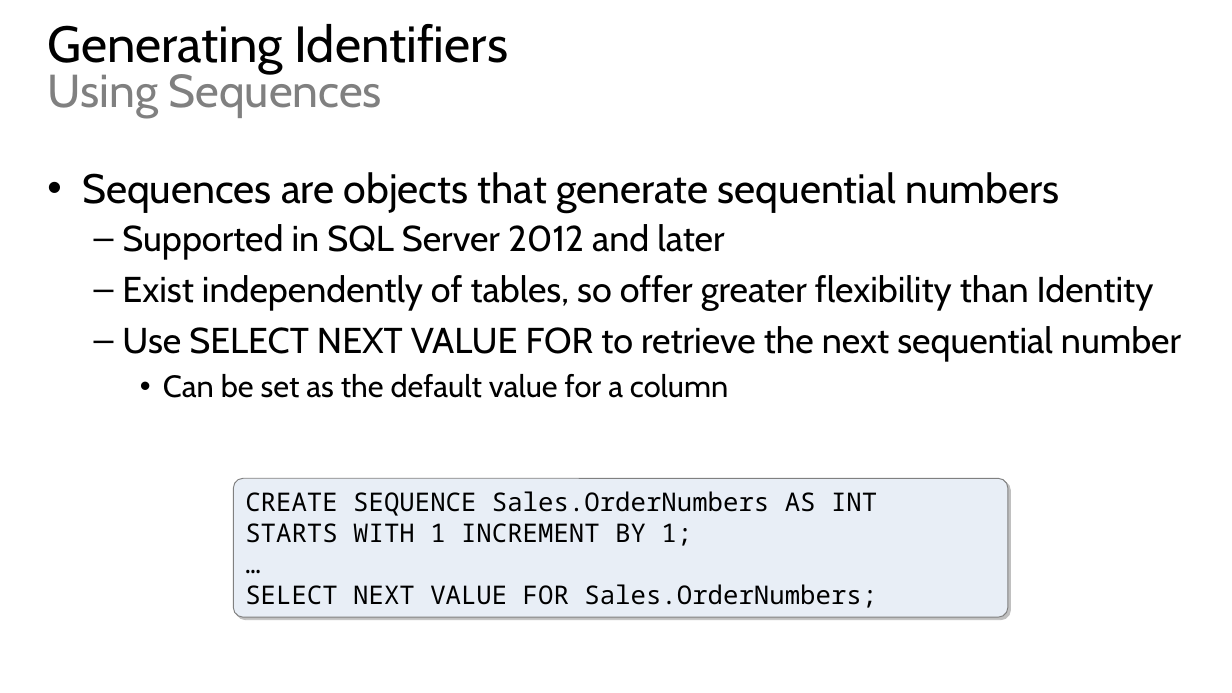
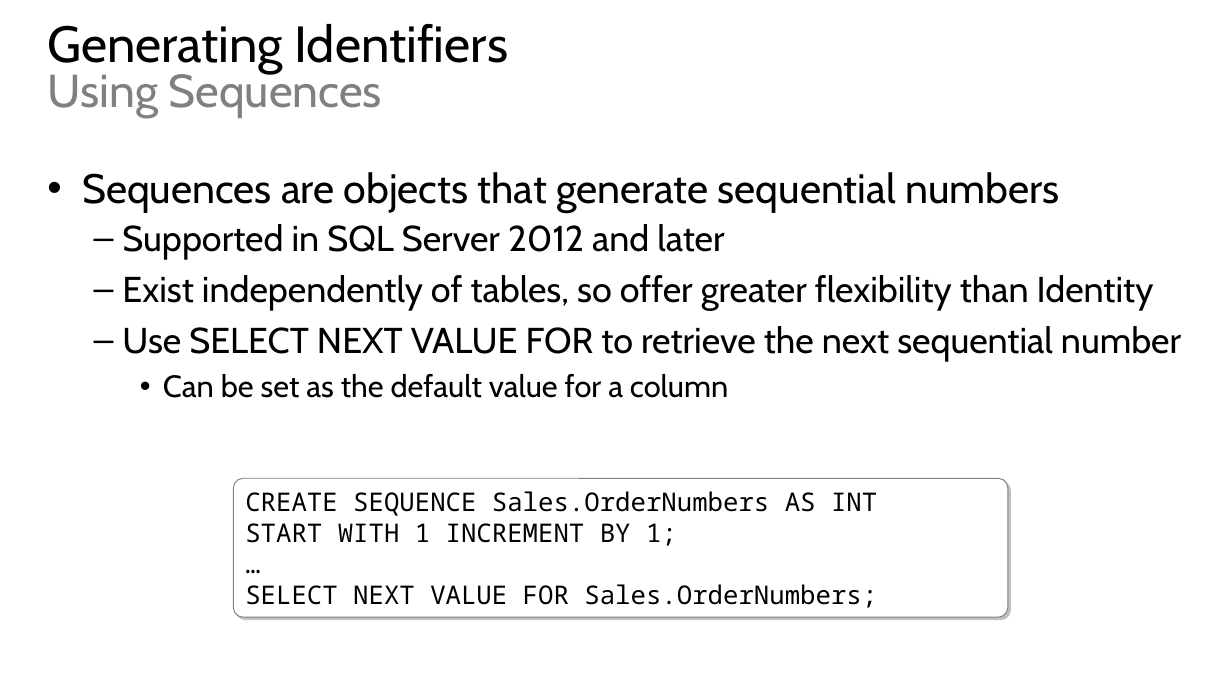
Before and after one commit to nf15/QueryingT-SQL, a slide deck: slide 5 of Slides/Querying_with_T-SQL_-_09.pptx. Drawn at 1232x693 pixels with LibreOffice and Linux fonts; fonts in the diff are those of the drawing. Boxes give left, top, right and bottom in pixels: in the first picture for what was removed or moved away, otherwise in the second. Text is boxed around its words. In the diff, an @@ line names an element or a change of style, - is before the commit and + after.

```diff
--- a/Slides/Querying_with_T-SQL_-_09.pptx
+++ b/Slides/Querying_with_T-SQL_-_09.pptx
@@ rounded rectangle "CREATE SEQUENCE Sales.OrderNumbers AS INT" at [234,479,1008,617]: fill #E8EEF6 to #FFFFFF @@
@@ text in rounded rectangle at [245,523,677,546]: text changed @@
-STARTS WITH 1 INCREMENT BY 1;
+START WITH 1 INCREMENT BY 1;
```
Also in this commit, not shown: 1 other file.
